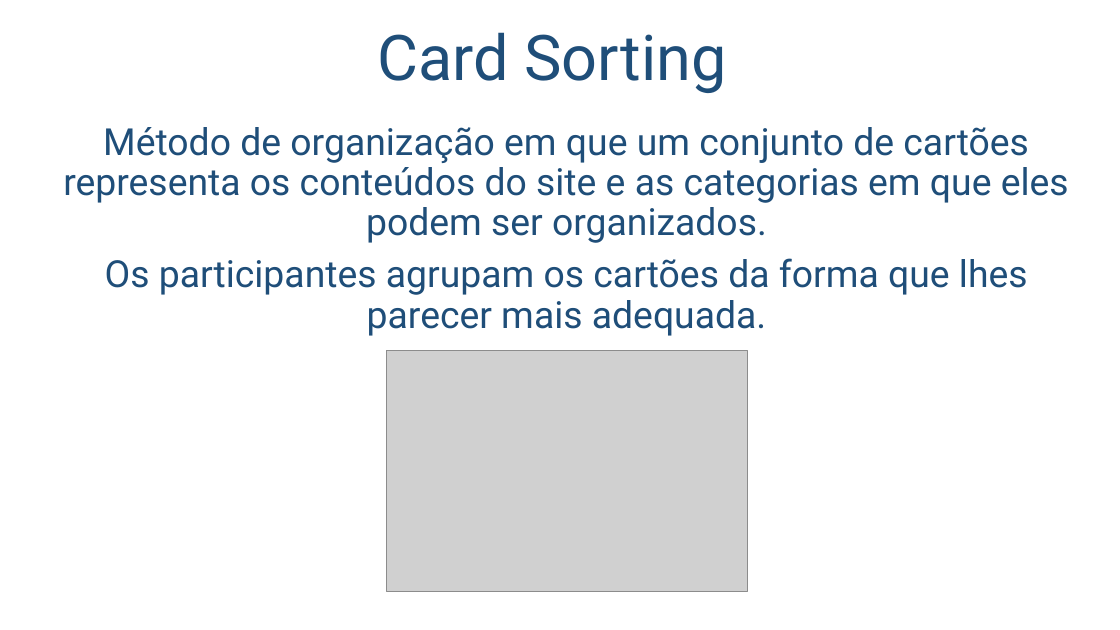
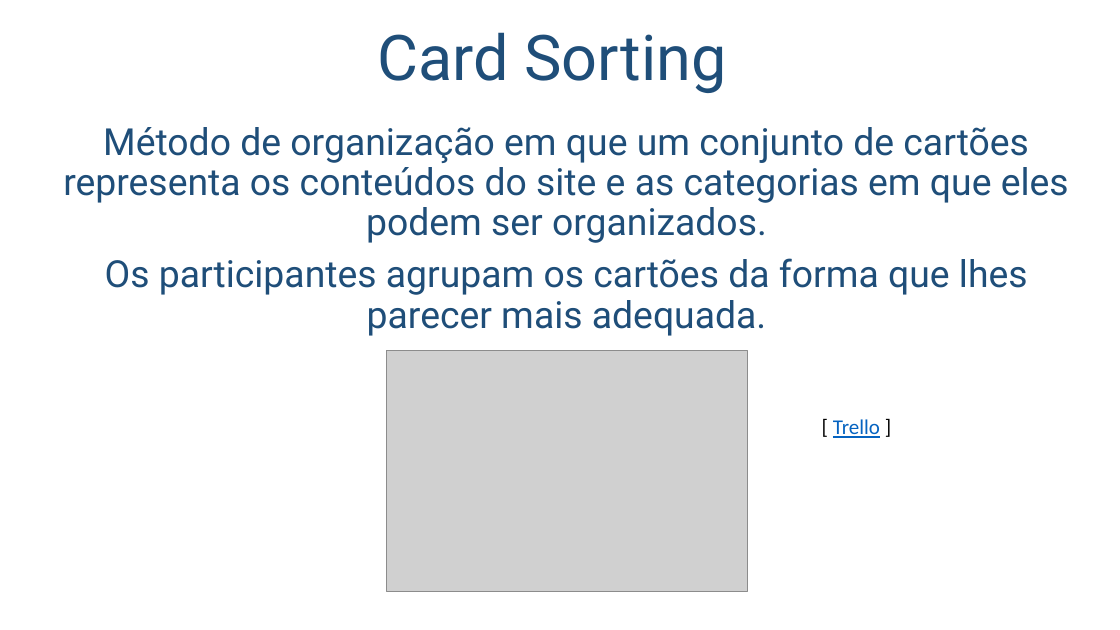
Before and after one commit to salmo-jr/public-slides, a slide deck: slide 15 of hci.pptx. Drawn at 1120x630 pixels with LibreOffice and Linux fonts; fonts in the diff are those of the drawing; grey boxes stand for pictures; background and template pictures are left out. Boxes give left, top, right and bottom in pixels: in the first picture for what was removed or moved away, otherwise in the second. Text is boxed around its words. In the diff, an @@ line names an element or a change of style, - is before the commit and + after.

Commit message:
inclusão de uma ferramenta para Card Sorting

```diff
--- a/hci.pptx
+++ b/hci.pptx
@@ text added at (833,419,880,438), 18 pt, text #0563C1, underline @@
+[ Trello ]
```
